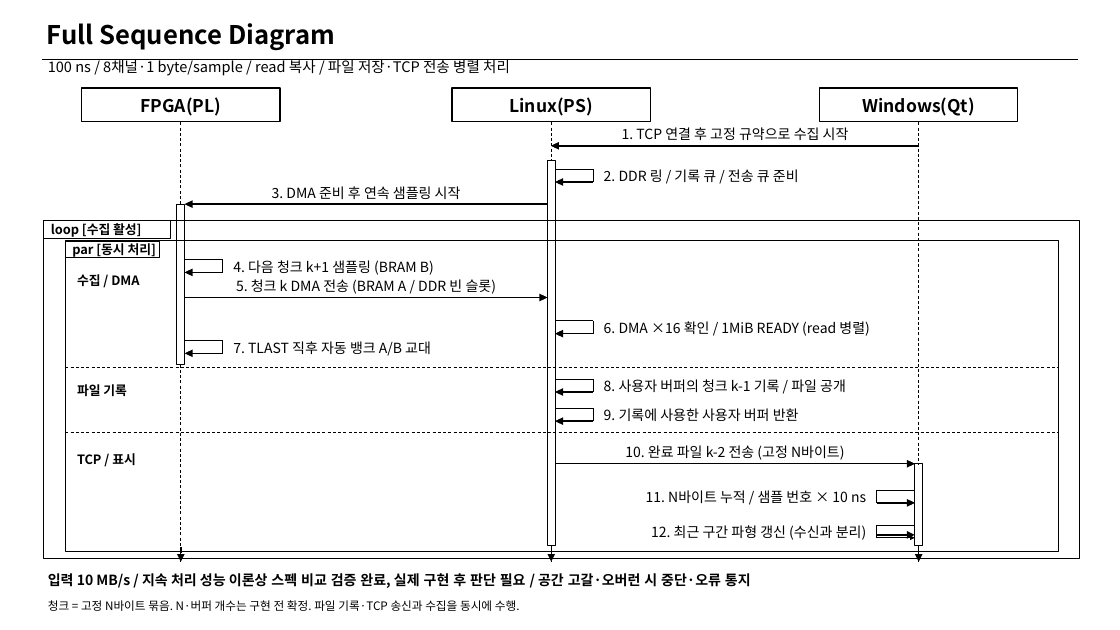
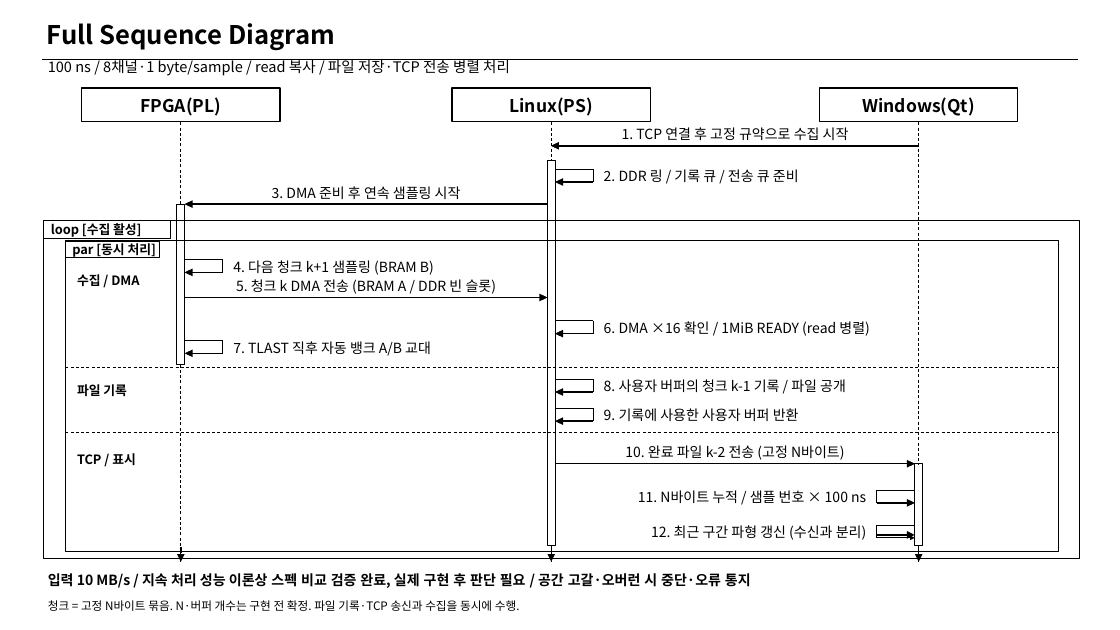
Before and after one commit to shinyuji/lucky_kernel, a slide deck: slide 2 of docs/FPGA_Linux_Qt_Sequence_Diagram.pptx. Drawn at 1120x630 pixels with LibreOffice and Linux fonts; fonts in the diff are those of the drawing. Boxes give left, top, right and bottom in pixels: in the first picture for what was removed or moved away, otherwise in the second. Text is boxed around its words. In the diff, an @@ line names an element or a change of style, - is before the commit and + after.

Commit message:
docs: 시퀀스 다이어그램 시간 단위 오타·발표자 노트 수치 수정

```diff
--- a/docs/FPGA_Linux_Qt_Sequence_Diagram.pptx
+++ b/docs/FPGA_Linux_Qt_Sequence_Diagram.pptx
@@ text at [638, 490, 866, 503]: text changed @@
-11. N바이트 누적 / 샘플 번호 × 10 ns
+11. N바이트 누적 / 샘플 번호 × 100 ns
```
